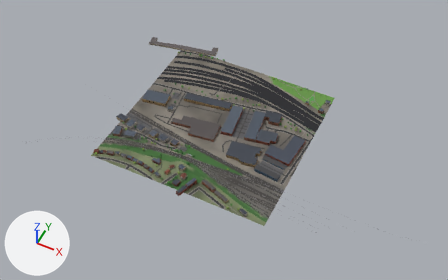
Renders of the glTF model glasgow-subway/data/city/city_4_7.glb from each side of a commit.
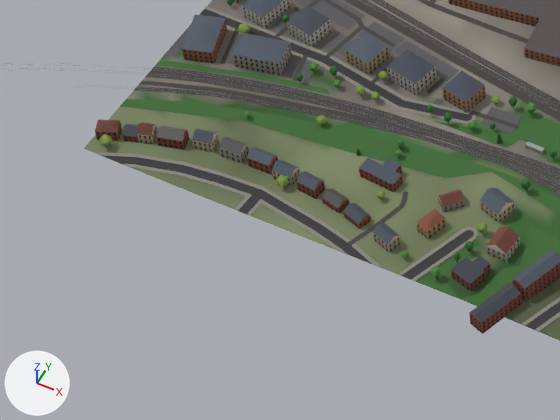
The first picture shows the older version from a 50 mm lens placed at (-810.0, -2295.0, 1268.0), pointed at (-1313.0, -1290.0, 12.0). The close-ups show the older and then the newer version on the part from 16% to 44% of the width and 44% to 77% of the height of that picture. Only the edits that show in the close-ups are written down. Arrows for +X, +Y and +Z are at lower left; the lights stay in place. Where no turn or scale is listed for an object, it has been applied to the vertices. Vertices at exactly the same position are counted once.

In view in the first close-up: 'buildings_4_7', 'green_4_7', 'rail_4_7', 'roads_4_7', 'terrain_4_7' and 26 more.
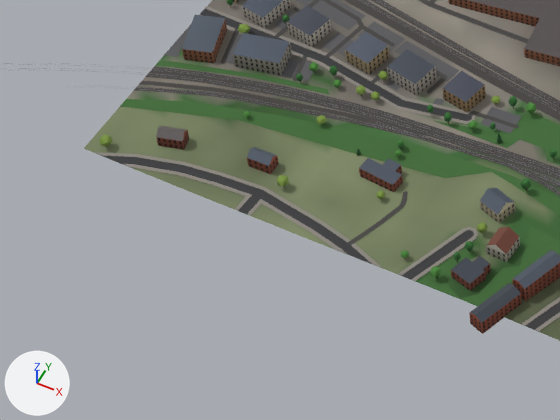
Changed parts and their boxes [x1, y1, x2, y2] in the close-ups (560 x 420 px):
'buildings_4_7', reshaped: before [95, 0, 560, 334]; after [156, 0, 560, 334]
part 1 of me_buildings_4_7, deleted: before [95, 120, 545, 252]

What the commit changed:
me_buildings_4_7 is used by ob_buildings_4_7; location (-1405.8, -1236.8, 20.7).
me_buildings_4_7 had 1500 vertices, 1935 faces and spanned x -303.0..303.0, y -278.0..278.0, z -13.0..13.0.
me_buildings_4_7 now has 594 vertices, 713 faces and spans x -303.0..303.0, y -278.0..278.0, z -13.0..13.0.
me_buildings_4_7 part 1: 15 loose pieces with 332 vertices, spanning x -195.0..297.0, y -254.0..181.0, z -12.0..9.0, are deleted.
Other edits to the shape of me_buildings_4_7 do not show in these pictures.
